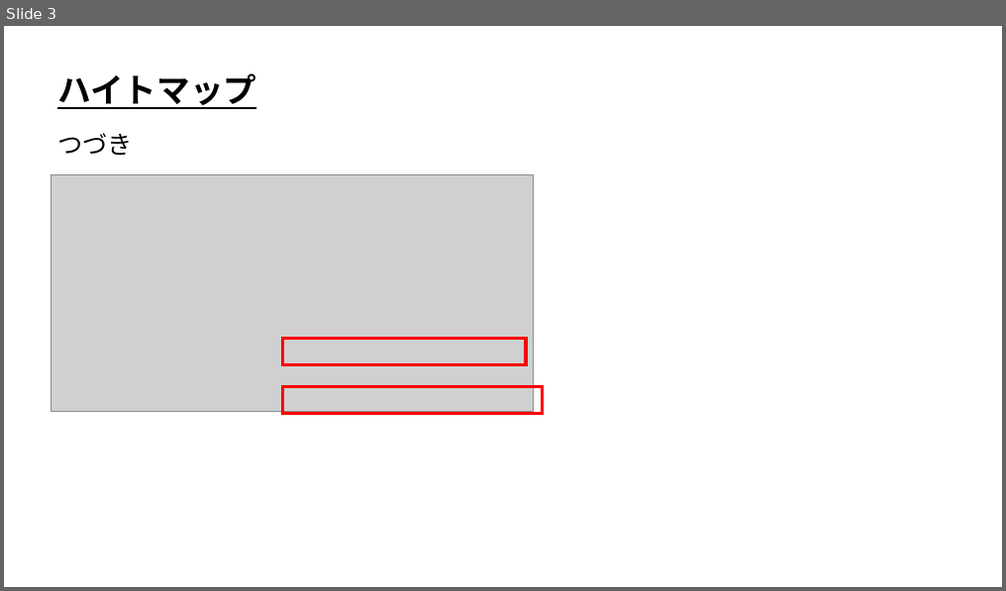
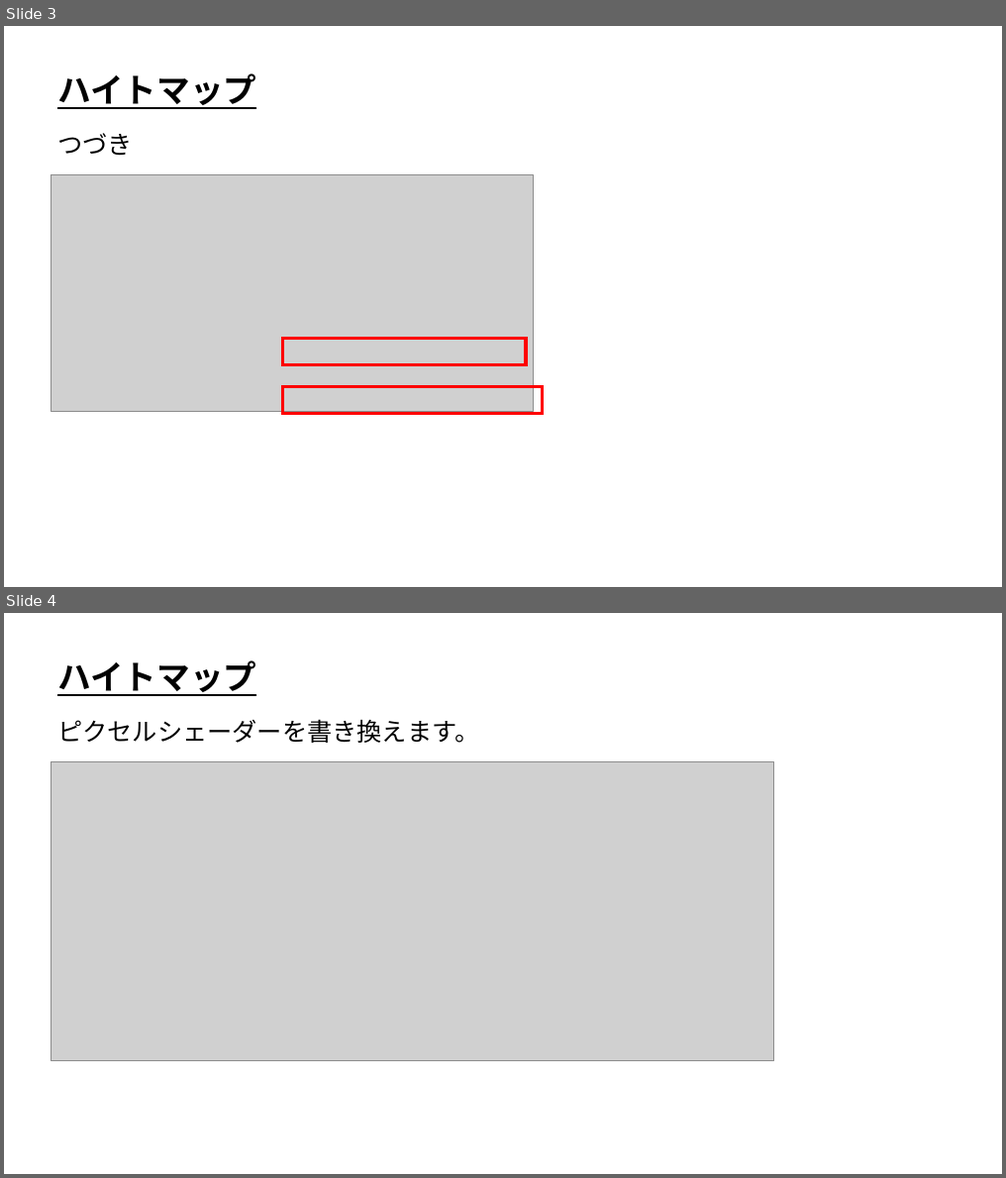
Before and after one commit to ArakiYusuke-Ohara/Textbook, a slide deck: ゲーム科2年/01_後期/ゲームプログラミング応用Ⅰ/04_ハイトマップ.pptx. Shown one above the other, each under a label of ours: slide 3 before the commit, slides 3 and 4 after it. The pictures are 1006x591 and 1006x1178 pixels, drawn with LibreOffice and Linux fonts; fonts in the diff are those of the drawing; grey boxes stand for pictures. Boxes give left, top, right and bottom in pixels: in the first picture for what was removed or moved away, otherwise in the second. Text is boxed around its words. In the diff, an @@ line names an element or a change of style, - is before the commit and + after.

```diff
--- a/ゲーム科2年/01_後期/ゲームプログラミング応用Ⅰ/04_ハイトマップ.pptx
+++ b/ゲーム科2年/01_後期/ゲームプログラミング応用Ⅰ/04_ハイトマップ.pptx
@@ slide 4 added at (x1=4, y1=613, x2=1002, y2=1174), background #FFFFFF @@
@@ text added at (x1=57, y1=661, x2=256, y2=696), 32 pt, text #000000, bold, underline @@
+ハイトマップ
@@ text added at (x1=57, y1=719, x2=479, y2=743), 24 pt, text #000000 @@
+ピクセルシェーダーを書き換えます。
@@ picture added at (x1=51, y1=761, x2=774, y2=1061) @@
```
Also in this commit, not shown: 5 other slides added, 2 other files.
